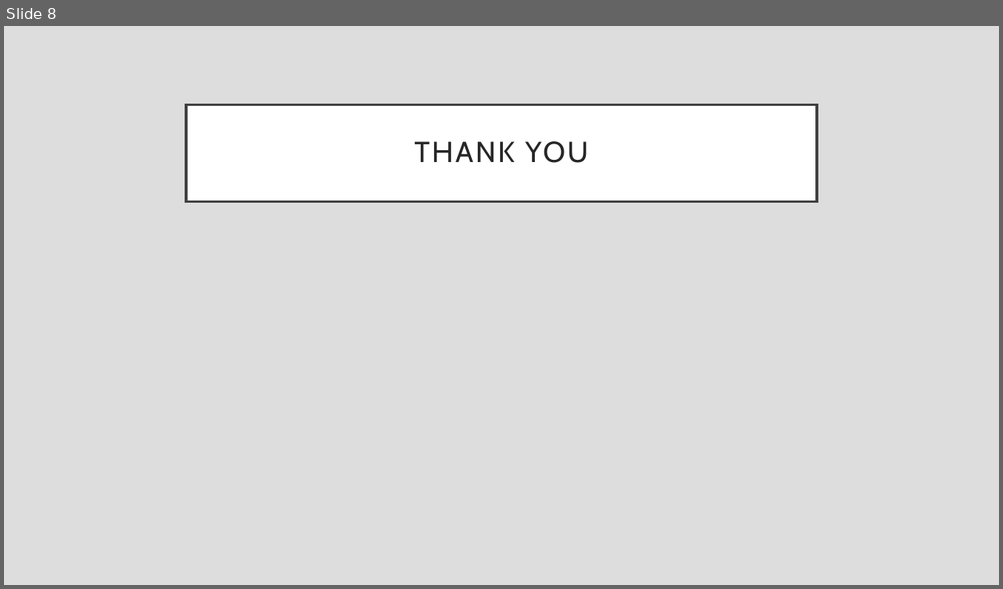
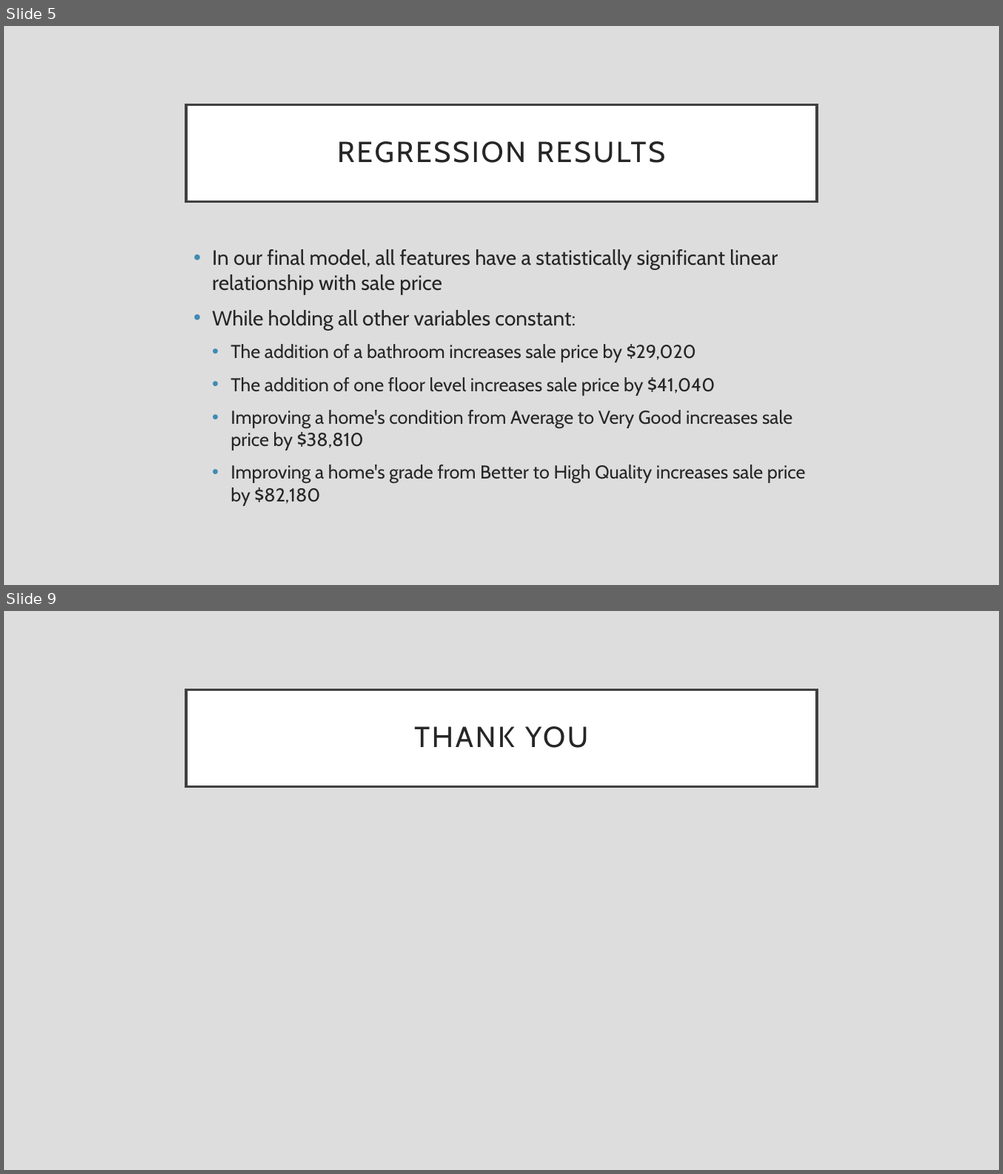
Before and after one commit to rfb-vibe/multiple-linear-regression-project, a slide deck: phase-2-project.pptx. Shown one above the other, each under a label of ours: slide 8 before the commit, slides 5 and 9 after it; the slides between them are not shown. The pictures are 1003x589 and 1003x1174 pixels, drawn with LibreOffice and Linux fonts; fonts in the diff are those of the drawing. Boxes give left, top, right and bottom in pixels: in the first picture for what was removed or moved away, otherwise in the second. Text is boxed around its words. In the diff, an @@ line names an element or a change of style, - is before the commit and + after.

```diff
--- a/phase-2-project.pptx
+++ b/phase-2-project.pptx
@@ slide 5 added at (4, 26, 999, 585), background #DDDDDD @@
@@ title added at (186, 104, 817, 201), fill #FFFFFF, outline #404040 2.5 pt, 28 pt, text #262626 @@
+REGRESSION RESULTS
@@ text added at (212, 249, 805, 506), 18 pt, text #262626 @@
+• In our final model, all features have a statistically significant linear relationship with sale price
+• While holding all other variables constant:
+  • The addition of a bathroom increases sale price by $29,020
+  • The addition of one floor level increases sale price by $41,040
+  • Improving a home's condition from Average to Very Good increases sale price by $38,810
+  • Improving a home's grade from Better to High Quality increases sale price by $82,180
@@ what was slide 8 is now slide 9 @@
```
Also in this commit, not shown: 6 slides changed, 1 other slide added, 1 slide removed, 2 other files.
